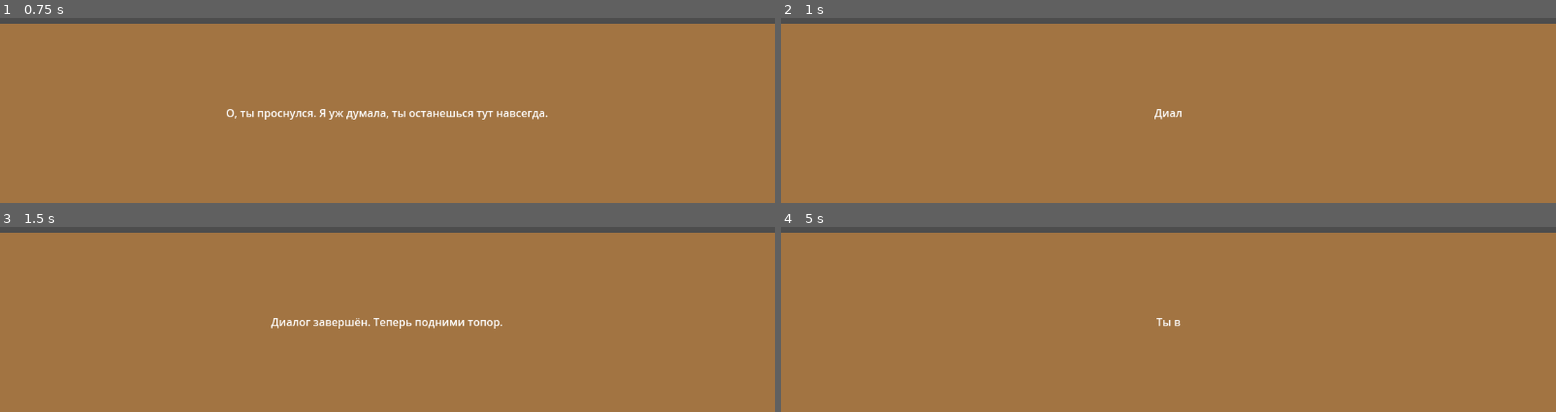
Above: before the commit, frames 1-4 (two rows, left to right).
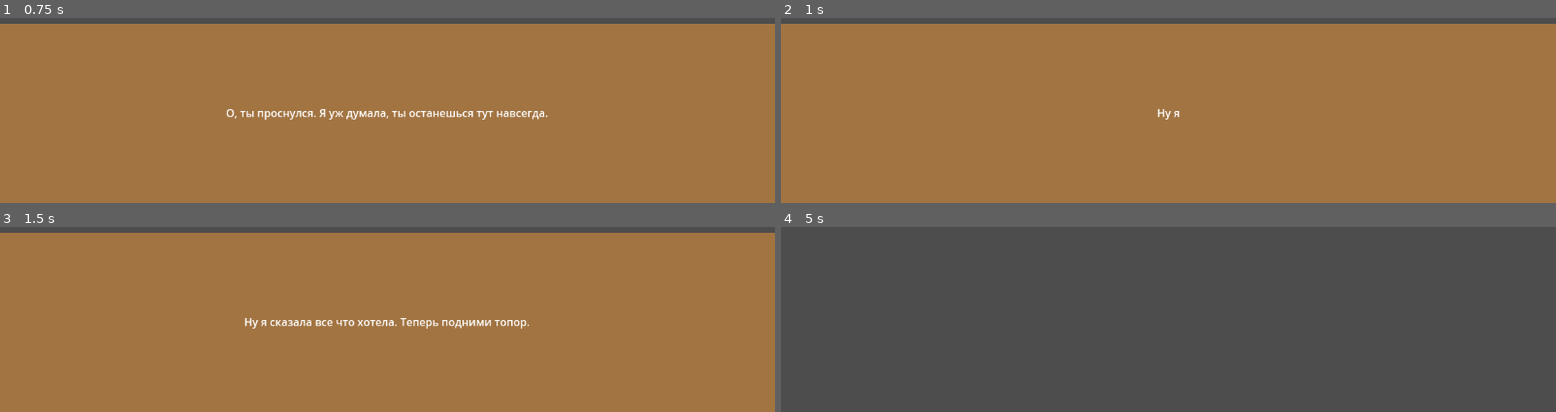
Above: after the commit, the same moments.

Repository: ColdmanAnt/GodotGame
Game: Godot game, scene res://Scenes/StartScene.tscn
Same seed, same stepped clock (60 frames per second), same inputs: the game is played once before the commit and once after it.
Inputs (mouse positions are in pixels of both pictures, inside the frame that each line leads up to):
- Up to frame 1 (0.75 s): tap Enter at 0.5 s; move the mouse to (outside the picture) at 0.52 s; press the mouse at (outside the picture) at 0.53 s
- Up to frame 2 (1 s): tap Space (ui_select) at 0.77 s
- Up to frame 3 (1.5 s): move the mouse to (outside the picture) at 1.27 s; release the mouse at (outside the picture) at 1.28 s; tap Enter at 1.35 s
- Up to frame 4 (5 s): tap Space (ui_select) at 1.52, 2, 3.02, 3.5, 3.77, 4.52 s; move the mouse to (outside the picture) at 2.02 s; press the mouse at (outside the picture) at 2.03 s; tap Enter at 2.75, 2.85, 4.25, 4.35 s; move the mouse to (1129, 280) at 2.77 s; release the mouse at (1129, 280) at 2.78 s; move the mouse to (1401, 260) at 3.52 s; press the mouse at (1401, 260) at 3.53 s; move the mouse to (outside the picture) at 4.27 s; release the mouse at (outside the picture) at 4.28 s

Frame 1 is identical in both runs. In frame 2, 0.1% of the frame differs, in the area x 48-52%, y 49-55%; in frame 3, 1.0%; in frame 4, 97%, in the area x 0-100%, y 3-100%.

Commit message:
Немного поправил логику

Diff:
--- a/Scripts/tutorial_manager.gd
+++ b/Scripts/tutorial_manager.gd
@@ -44,7 +44,7 @@
 var hint_indices := {}
 
 var idle_timer := 0.0
-var idle_threshold := 4.0
+var idle_threshold := 15.0
 var stage_last_updated_time := 0.0
 
 func _ready():
@@ -58,7 +58,7 @@
 	get_parent().call_deferred("add_child", dialog_ui_instance)
 	await get_tree().process_frame
 
-	dialog_ui_instance.show_dialog(initial_dialog)
+	dialog_ui_instance.show_dialog(initial_dialog, Callable(self, "on_dialog_finished"))
 	fox.initial()
 	dialog_ui_instance.connect("dialog_finished", Callable(self, "_on_dialog_finished"))
 
@@ -104,10 +104,9 @@
 
 func on_dialog_finished():
 	current_stage = Stage.AFTER_DIALOG
-	update_fox_mood()
 	idle_timer = 0.0
 	stage_last_updated_time = 0.0
-	dialog_ui_instance.show_dialog(["Диалог завершён. Теперь подними топор."])
+	dialog_ui_instance.show_dialog(["Ну я сказала все что хотела. Теперь подними топор."])
 
 func on_axe_picked():
 	if current_stage != Stage.AFTER_DIALOG:
@@ -173,7 +172,7 @@
 	enemy.die()
 
 func update_fox_mood():
-	if idle_timer < idle_threshold/2:
+	if idle_timer < idle_threshold/2.0:
 		fox_score += 2
 		print("FoxScore:", fox_score)
 		FoxController.fox_instance.mood = FoxController.fox_instance.Mood.HAPPY
Not shown: 1 places in Scenes/StartScene.tscn that only renumber resources
